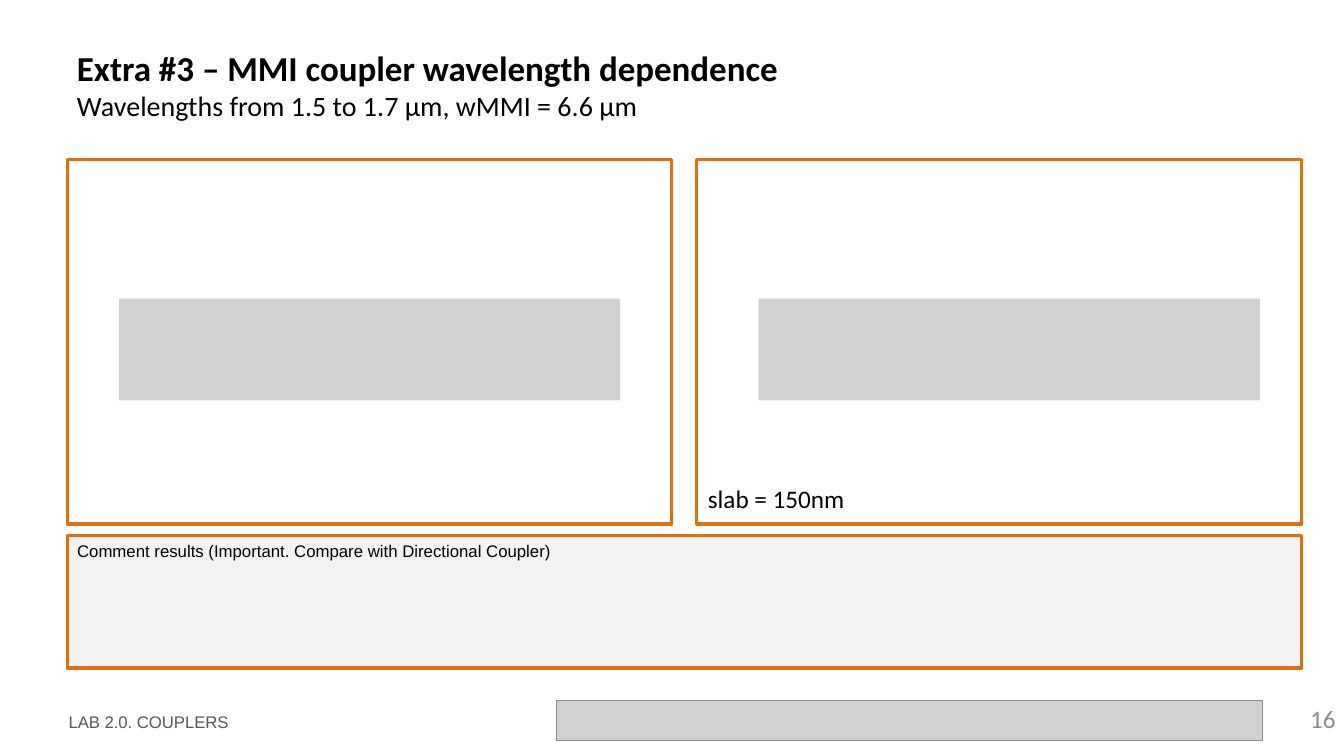
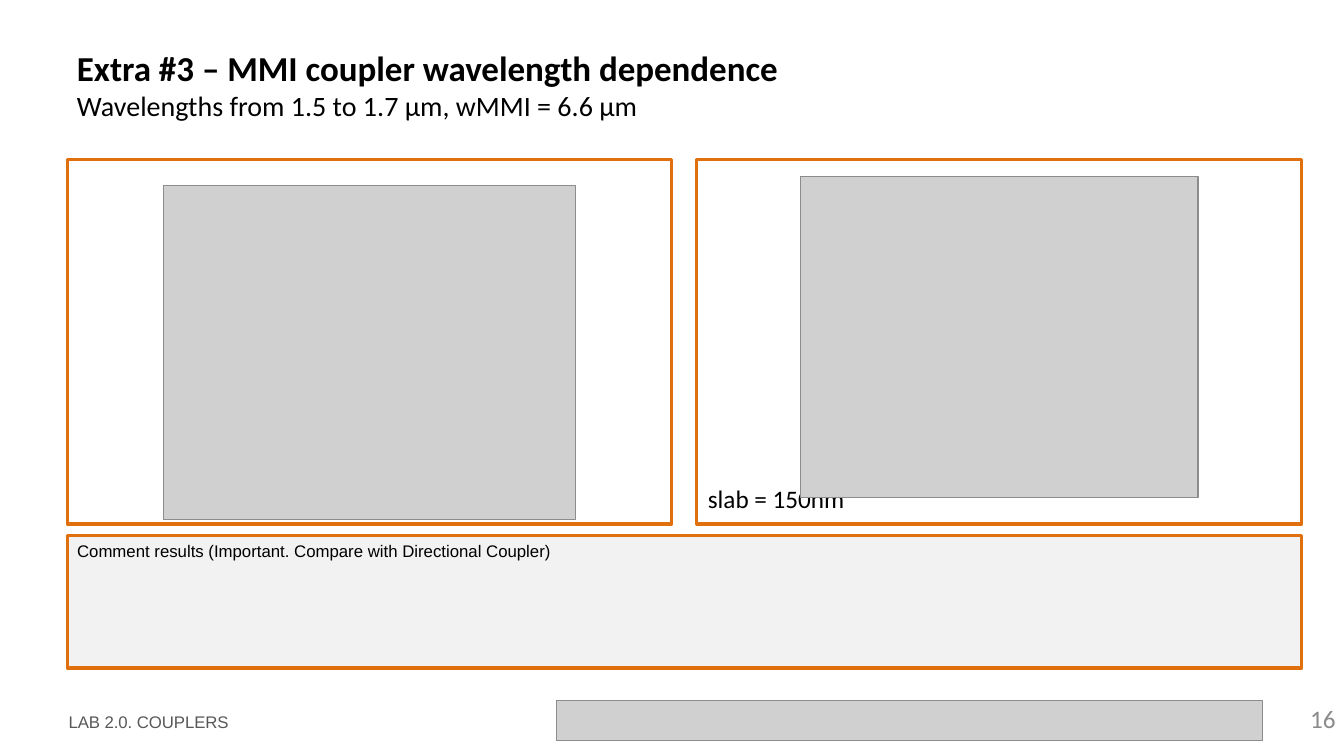
Before and after one commit to davidalcarria/pic-upv-lab2, a slide deck: slide 16 of LabBook_20.pptx. Drawn at 1344x756 pixels with LibreOffice and Linux fonts; fonts in the diff are those of the drawing; grey boxes stand for pictures; background and template pictures are left out. Boxes give left, top, right and bottom in pixels: in the first picture for what was removed or moved away, otherwise in the second. Text is boxed around its words. In the diff, an @@ line names an element or a change of style, - is before the commit and + after.

```diff
--- a/LabBook_20.pptx
+++ b/LabBook_20.pptx
@@ picture added at box(801, 176, 1198, 498) @@
@@ picture added at box(163, 186, 577, 519) @@
@@ picture removed at box(119, 298, 620, 400) @@
@@ picture removed at box(759, 298, 1260, 400) @@
```
Also in this commit, not shown: 2 other slides changed.
